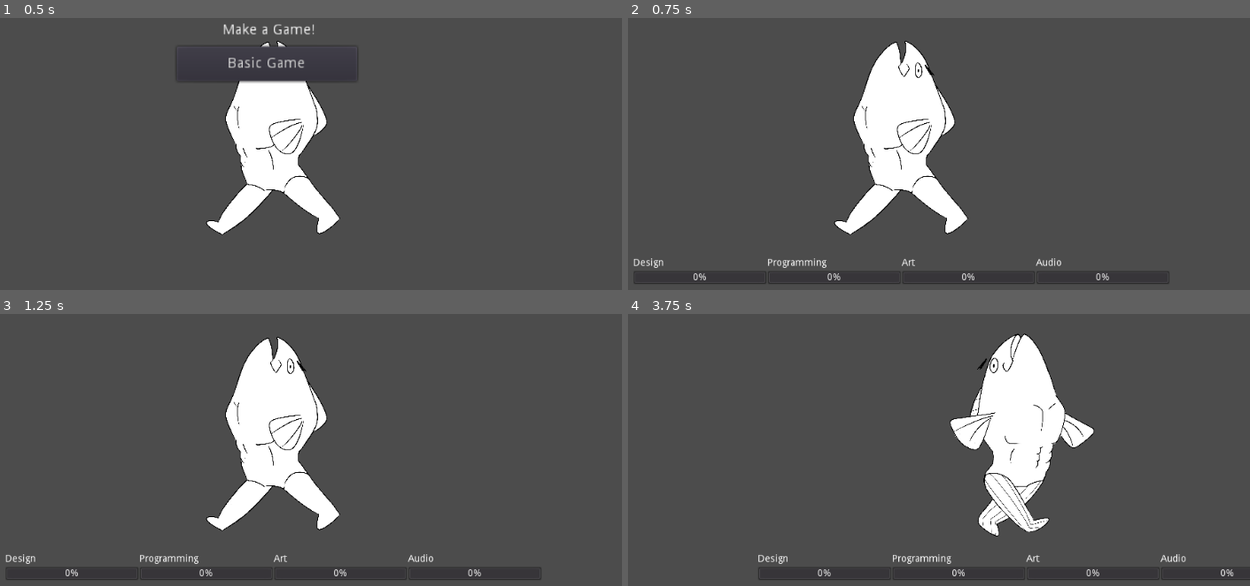
Above: before the commit, frames 1-4 (two rows, left to right).
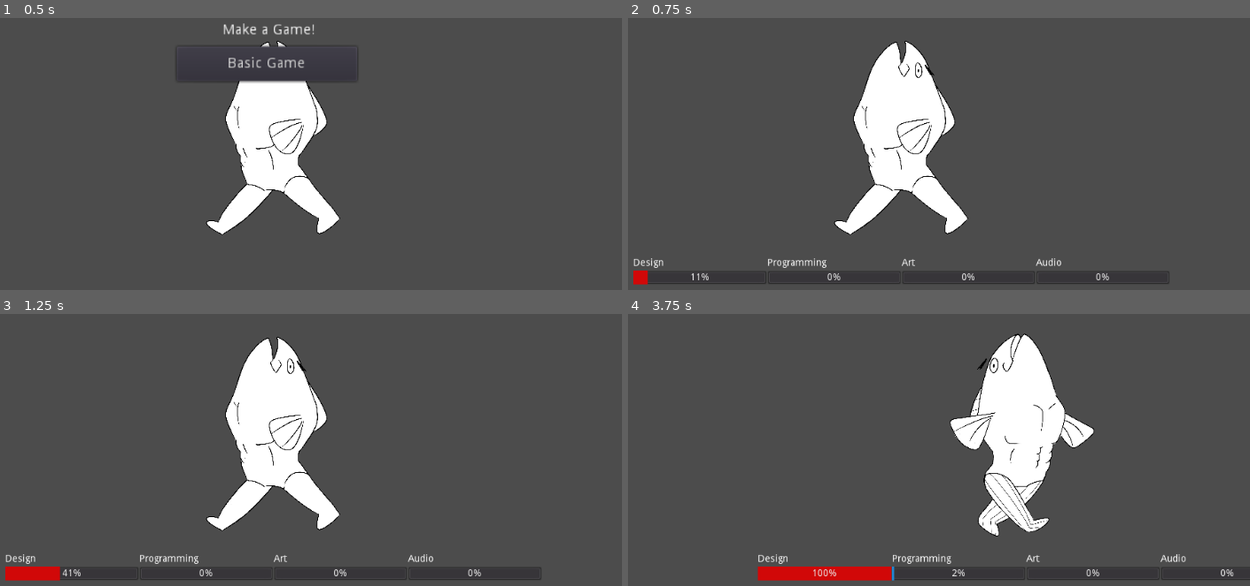
Above: after the commit, the same moments.

Repository: ChrisGoKim/Hokey-Pokey
Game: Godot game, scene res://MainScene.tscn
The game is run twice, just before and just after one commit, with the same random seed, the same clock (stepped at 60 frames per second) and the same inputs.
Inputs:
- Up to frame 1 (0.5 s): no input
- Up to frame 2 (0.75 s): click "Basic Game" at 0.5 s
- Up to frame 3 (1.25 s): no input
- Up to frame 4 (3.75 s): hold Right (ui_right) 1.28-2.03 s; tap P (progress_work) every 0.75 s from 1.35 to 3.6 s; hold Down (ui_down) 2.03-2.78 s; tap Enter at 2.75 s; hold Right (ui_right) 2.78-3.53 s; hold Up (ui_up) from 3.53 s (still down)

Frame 1 is identical in both runs. In frame 2, 0.2% of the frame differs, in the area x 0-13%, y 92-99%; in frame 3, 0.5%; in frame 4, 1.2%, in the area x 20-53%, y 92-99%.

Commit message:
Finished basic state machine for progress bar gameplay. Fixed bugs

Diff:
--- a/Fish.gd
+++ b/Fish.gd
@@ -18,6 +18,7 @@
 
 func _ready():
 	print("Ready")
+	print("Size", get_viewport().size)
 	$ProgressBars.hide()
 	$"Upgrade UI".hide()
 	$"Creation UI".show()
@@ -51,8 +52,6 @@
 		$Anim.stop()
 		animPlaying = false
 
-	print($Anim.is_playing())
-
 	if isCreating == true:
 		addProgress(state)
 	pass
@@ -66,30 +65,34 @@
 func _on_Upgrade_Programming_pressed():
 	boostStat(skills.PROGRAMMING)
 	$"Upgrade UI".hide()
+	$"Creation UI".show()
 	pass # replace with function body
 
 func _on_Upgrade_Audio_pressed():
 	boostStat(skills.AUDIO)
 	$"Upgrade UI".hide()
+	$"Creation UI".show()
 	pass # replace with function body
 
 func _on_Upgrade_Art_pressed():
 	boostStat(skills.ART)
 	$"Upgrade UI".hide()
+	$"Creation UI".show()
 	pass # replace with function body
 
 func _on_Upgrade_Design_pressed():
 	boostStat(skills.DESIGN)
 	$"Upgrade UI".hide()
+	$"Creation UI".show()
 	pass # replace with function body
 
 
 
 
-
+	#Game Progress
 func addProgress(var task):
 	#Calculation for progress bar. If you hit 'p' during a tick, it will give you a bonus based on your stats
-	var calculation = (.005 * stats[task]) #.005
+	var calculation = (.2 * stats[task]) #.005
 	if Input.is_action_just_pressed("progress_work"):
 		calculation += (.1 * stats[task])
 		pass
@@ -129,11 +132,21 @@
 	if $"ProgressBars/Audio Bar".value >= 100:
 		stats[1] += 2
 		$"Upgrade UI".show()
+		resetBar()
 	pass # replace with function body
 
+func resetBar():
+	$ProgressBars/DesignBar.value = 0
+	$"ProgressBars/Art Bar".value = 0
+	$"ProgressBars/Audio Bar".value = 0
+	$"ProgressBars/Programming Bar".value = 0
+	$ProgressBars.hide()
+	isCreating = false
+	state = 3
+	pass
 
 
-
+#Game Menu
 func _on_Basic_Game_pressed():
 	$"Creation UI".hide()
 	$ProgressBars.show()
--- a/Fish.tscn
+++ b/Fish.tscn
@@ -162,6 +162,7 @@
 
 [node name="Creation UI" type="Node2D" parent="." index="0"]
 
+editor/display_folded = true
 position = Vector2( -6.62501, -71.3749 )
 scale = Vector2( 1.47265, 1.47265 )
 z_index = 7
@@ -388,6 +389,8 @@
 
 [node name="ProgressBars" type="Node2D" parent="." index="5"]
 
+editor/display_folded = true
+
 [node name="DesignBar" type="ProgressBar" parent="ProgressBars" index="0"]
 
 editor/display_folded = true
--- /dev/null
+++ b/Fish_Movement.gd
@@ -0,0 +1,31 @@
+extends '../Fish.gd'
+
+# class member variables go here, for example:
+# var a = 2
+# var b = "textvar"
+
+func handle_Movement():
+	$Anim.playback_speed = movement_speed
+	if Input.is_action_pressed("ui_right"):
+		position.x += movement_speed
+		moving = true
+		$AnimateFish.flip_h = true
+	elif Input.is_action_pressed("ui_left"):
+		position.x += -movement_speed
+		moving = true
+		$AnimateFish.flip_h = false
+#	elif Input.is_action_pressed("ui_down"):
+#		position.y += 1
+#		moving = true
+#	elif Input.is_action_pressed("ui_up"):
+#		position.y += -1
+#		moving = true
+	else:
+		moving = false
+
+	if moving and not animPlaying:
+		$Anim.play("Walk")
+		animPlaying = true
+	elif not moving and animPlaying:
+		$Anim.stop()
+		animPlaying = false
--- a/MainScene.tscn
+++ b/MainScene.tscn
@@ -7,3 +7,4 @@
 [node name="Fish" parent="." index="0" instance=ExtResource( 1 )]
 
 position = Vector2( 513.986, 298.036 )
+_sections_unfolded = [ "Material", "Transform", "Visibility" ]
